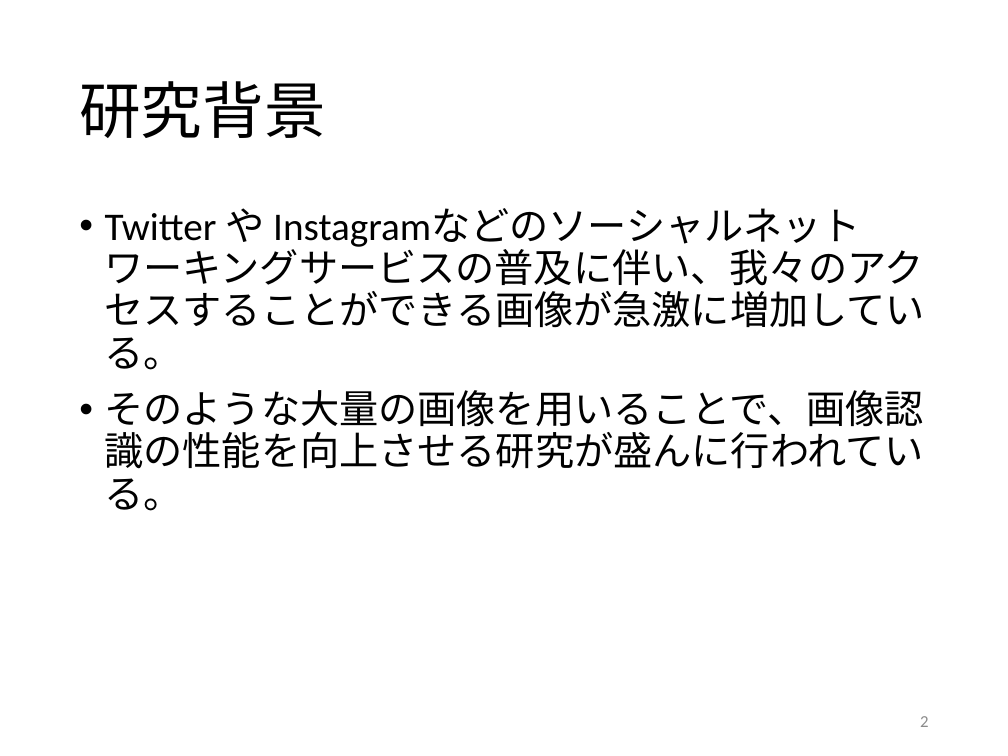
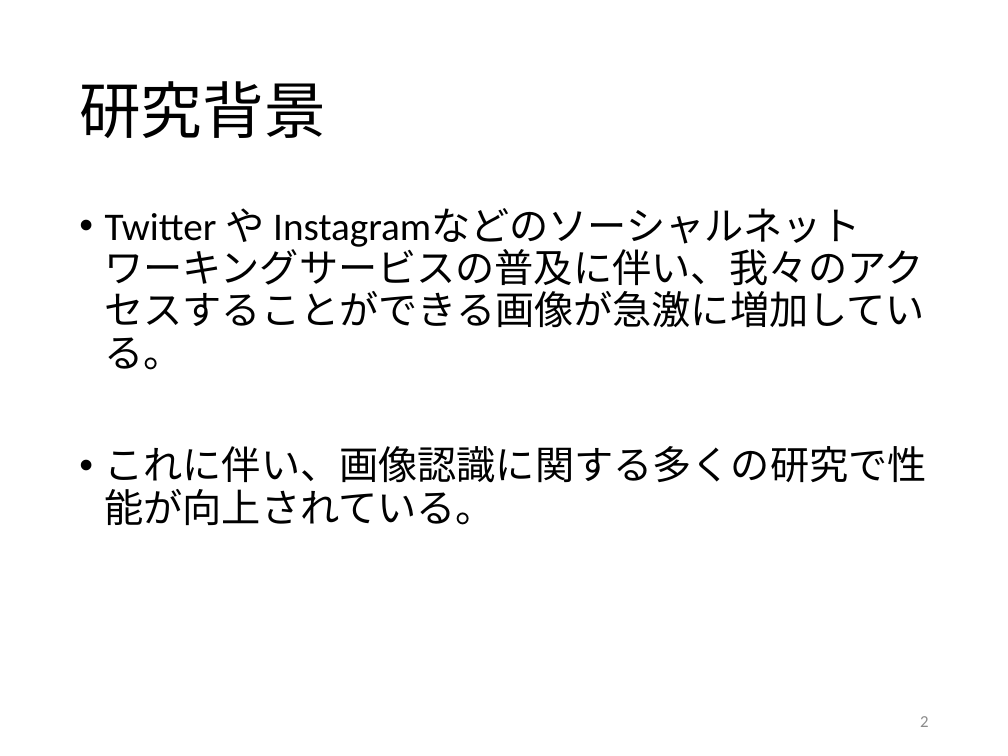
Before and after one commit to kait-takanolab/1821005-yoshioka-thesis, a slide deck: slide 2 of 1821005_中間発表.pptx. Drawn at 1008x756 pixels with LibreOffice and Linux fonts; fonts in the diff are those of the drawing. Boxes give left, top, right and bottom in pixels: in the first picture for what was removed or moved away, otherwise in the second. Text is boxed around its words. In the diff, an @@ line names an element or a change of style, - is before the commit and + after.

```diff
--- a/1821005_中間発表.pptx
+++ b/1821005_中間発表.pptx
@@ text at (x1=105, y1=446, x2=927, y2=525): text changed @@
-• そのような大量の画像を用いることで、画像認識の性能を向上させる研究が盛んに行われている。
+• これに伴い、画像認識に関する多くの研究で性能が向上されている。
```
Also in this commit, not shown: 3 other slides changed, 1 slide added, 1 slide removed.
